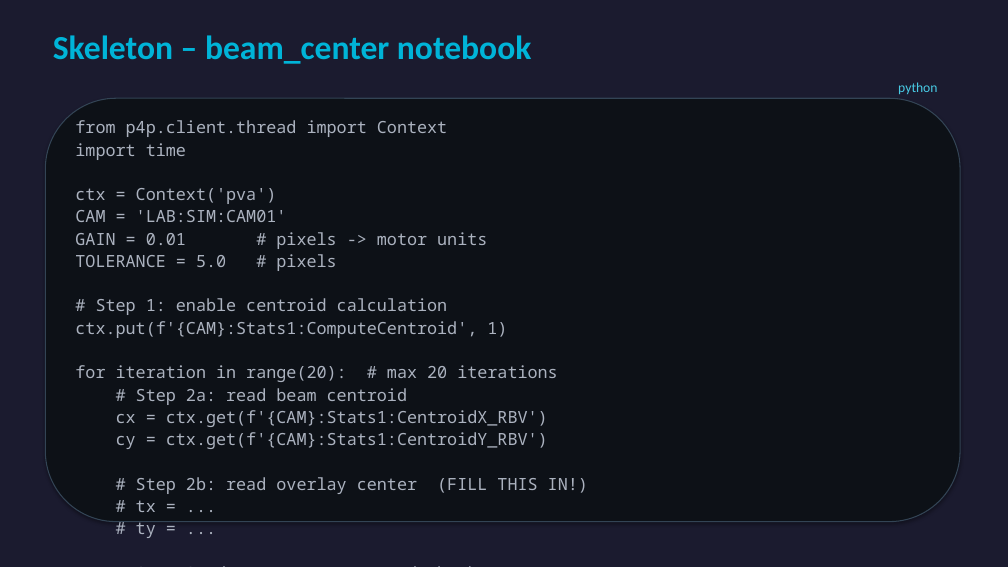
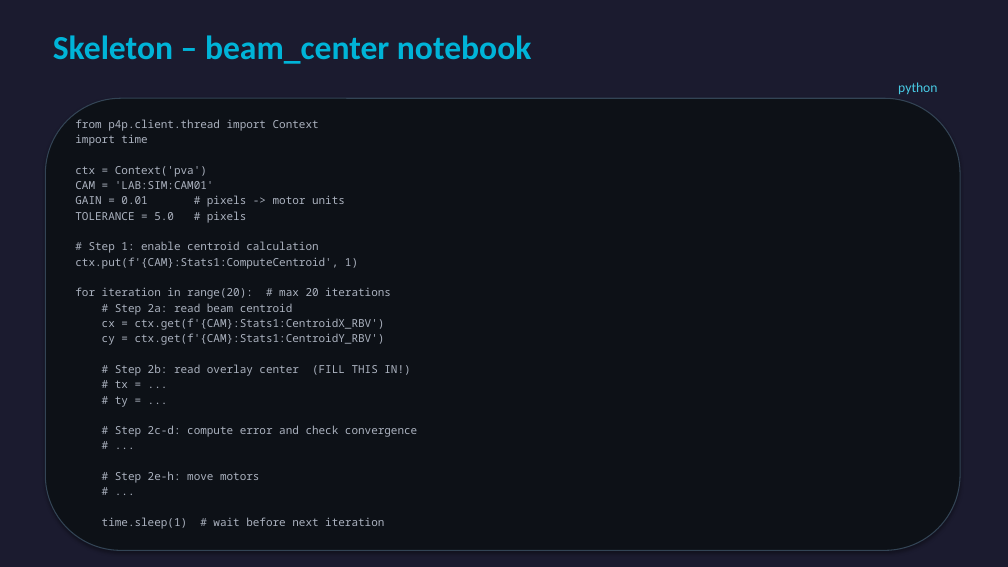
Before and after one commit to infn-epics/epik8s-training-lab, a slide deck: slide 31 of docs/EPICS_Training.pptx. Drawn at 1008x567 pixels with LibreOffice and Linux fonts; fonts in the diff are those of the drawing. Boxes give left, top, right and bottom in pixels: in the first picture for what was removed or moved away, otherwise in the second. Text is boxed around its words. In the diff, an @@ line names an element or a change of style, - is before the commit and + after.

```diff
--- a/docs/EPICS_Training.pptx
+++ b/docs/EPICS_Training.pptx
@@ rounded rectangle: place and size @@
-rounded rectangle at (45, 98, 960, 522)
+rounded rectangle at (45, 98, 960, 551)
@@ text "from p4p.client.thread import Context" at (75, 119, 417, 529): size 16 to 10.5 pt @@
```
Also in this commit, not shown: 3 other slides changed.
